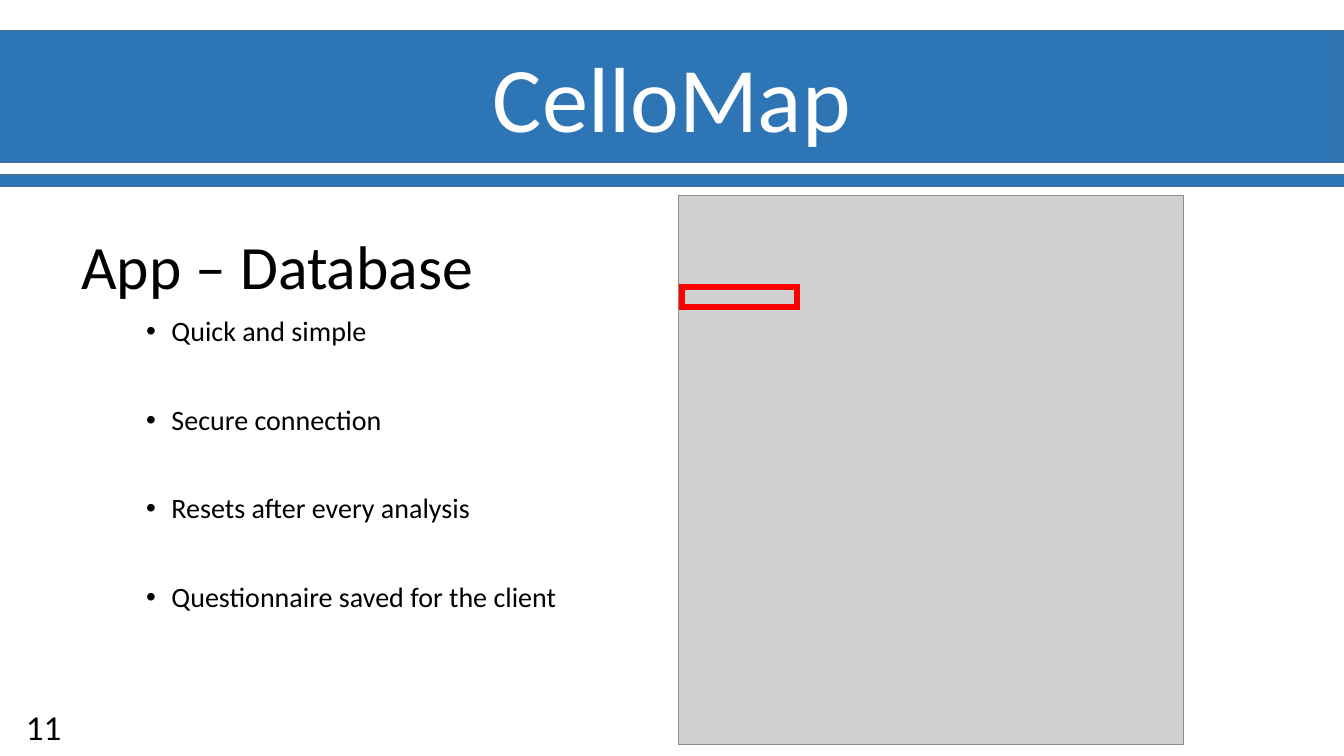
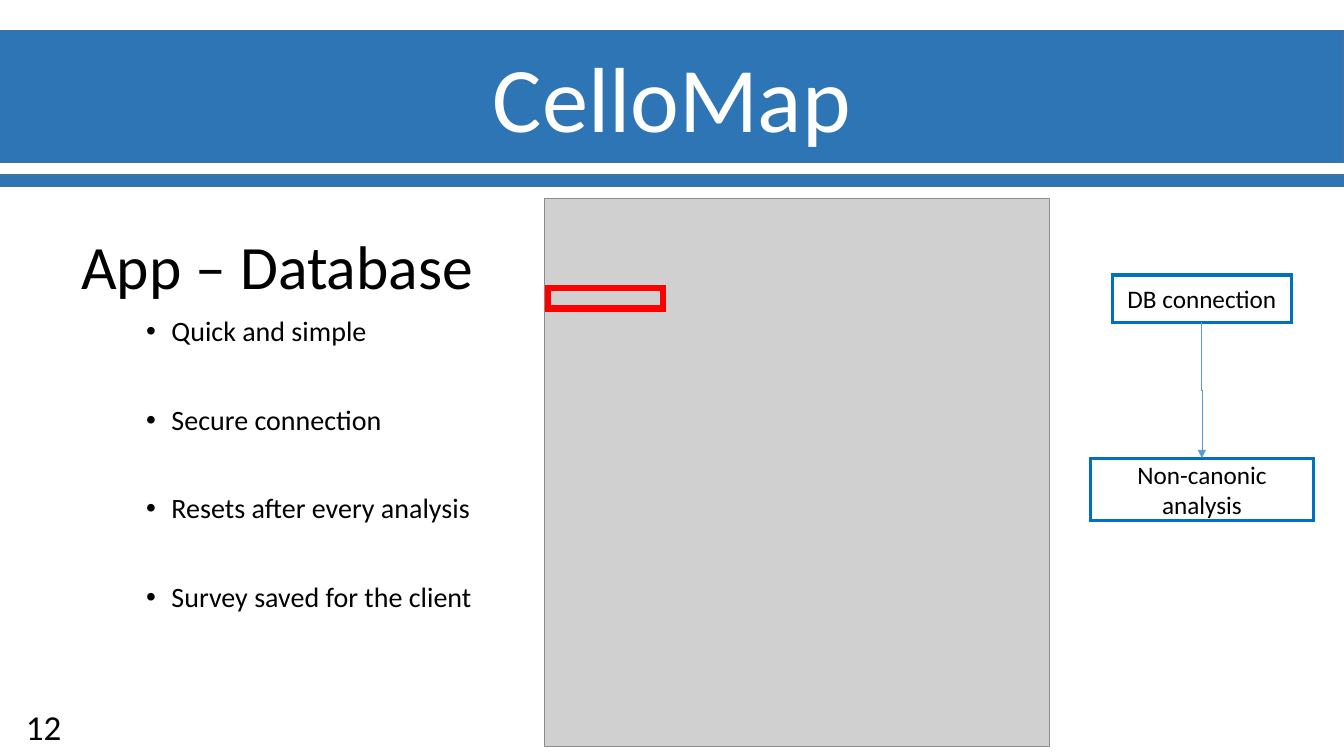
Before and after one commit to Ylefol/projet-INSERM_V5, a slide deck: slide 13 of Slides/Soutenance_Final.pptx (slide 12 before the commit). Drawn at 1344x756 pixels with LibreOffice and Linux fonts; fonts in the diff are those of the drawing; grey boxes stand for pictures; background and template pictures are left out. Boxes give left, top, right and bottom in pixels: in the first picture for what was removed or moved away, otherwise in the second. Text is boxed around its words. In the diff, an @@ line names an element or a change of style, - is before the commit and + after.

```diff
--- a/Slides/Soutenance_Final.pptx
+++ b/Slides/Soutenance_Final.pptx
@@ picture moved from (x1=679, y1=196, x2=1184, y2=744) to (x1=544, y1=198, x2=1050, y2=746) @@
@@ rectangle moved from (x1=682, y1=287, x2=798, y2=308) to (x1=548, y1=288, x2=663, y2=309) @@
@@ rectangle added at (x1=1112, y1=275, x2=1292, y2=323), outline #0070C0 2.25 pt, 18 pt, text #000000 @@
+DB connection
@@ elbow arrow added from (1202, 323) to (1202, 459), #5B9BD5 0.5 pt @@
@@ rectangle added at (x1=1091, y1=459, x2=1314, y2=521), outline #0070C0 2.25 pt, 18 pt, text #000000 @@
+Non-canonic analysis
@@ text at (x1=171, y1=587, x2=471, y2=612): text changed @@
-• Questionnaire saved for the client
+• Survey saved for the client
@@ page number at (x1=26, y1=717, x2=61, y2=740): text changed @@
-11
+12
```
Also in this commit, not shown: 2 other slides changed.
